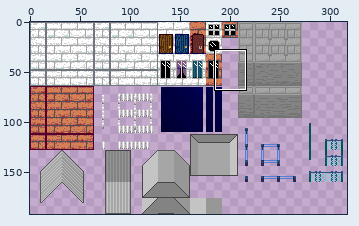
Two versions of one sprite sheet, sprites/world/building/spr_house_exterior.png. The first picture is a wide view before the edit; the outline marks the close-up.
Close-up. Before the commit:
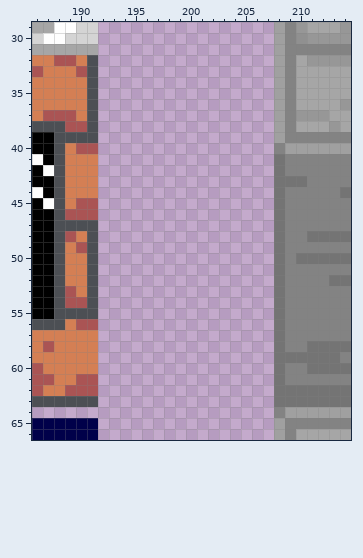
The file is 400x192 pixels. Colours within 5 levels of each other are drawn and written as one. Shown: x 186..214, y 29..66. The wide view leaves out empty margins.
The same view after the edit:
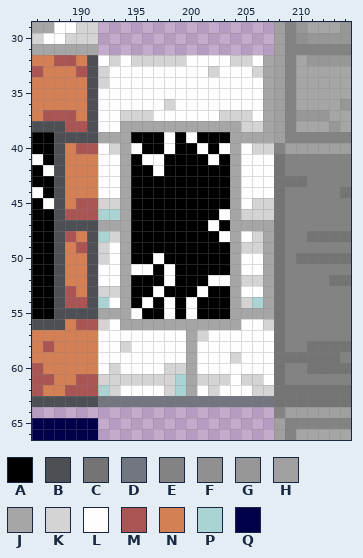
Palette (. is transparent): A #000000  B #4c4f54  C #747474  D #72767f  E #838383  F #909090  G #979797  H #a0a0a0  J #a6a6a6  K #d4d4d4  L #fefefe  M #aa5454  N #d47f54  P #aad4d4  Q #00004a
Difference:
{"y":32,"x":192,"old":"................","new":"LKLKKKKKLLLLKKLJ"}
{"y":33,"x":192,"old":"................","new":"KLLLLLLLLLKLLLKJ"}
{"y":34,"x":192,"old":"................","new":"KLLLLLLLLLLLLLLJ"}
{"y":35,"x":192,"old":"................","new":"LLLLLLLLLLLLLLLJ"}
{"y":36,"x":192,"old":"................","new":"LLLLLLKLLLLLLLLJ"}
{"y":37,"x":192,"old":"................","new":"LLKKKLLLLLLKKKLJ"}
{"y":38,"x":192,"old":"................","new":"LLJJJJJJJJJJJKKJ"}
{"y":39,"x":192,"old":"................","new":"JJJAAALALAAAJJJJ"}
{"y":40,"x":192,"old":"................","new":"LKJLAALAALALJLKK"}
{"y":41,"x":192,"old":"................","new":"LLJALLAAAALAJLLL"}
{"y":42,"x":192,"old":"................","new":"LLJAALAAAAAAJLLL"}
{"y":43,"x":192,"old":"................","new":"LLJAAAAAAAAAJLLL"}
{"y":44,"x":192,"old":"................","new":"LLJAAAAAAAAAJLLL"}
{"y":45,"x":192,"old":"................","new":"KKJAAAAAAAAAJLKK"}
{"y":46,"x":192,"old":"................","new":"PPJAAAAAAAALJKKK"}
{"y":47,"x":192,"old":"................","new":"JJJAAAAAAALAJJJJ"}
{"y":48,"x":192,"old":"................","new":"PKJAAAAAAAALJLKJ"}
{"y":49,"x":192,"old":"................","new":"KLJAAAAAAAAAJKKJ"}
{"y":50,"x":192,"old":"................","new":"KLJAALAAAAAAJLLJ"}
{"y":51,"x":192,"old":"................","new":"LLJLLALAAAAAJLLJ"}
{"y":52,"x":192,"old":"................","new":"LLJAAALAAALLJKKJ"}
{"y":53,"x":192,"old":"................","new":"KKJAALAAALAAJLLJ"}
{"y":54,"x":192,"old":"................","new":"PLJALALALAAAJKPJ"}
{"y":55,"x":192,"old":"................","new":"JJJLAALALAAAJJJJ"}
{"y":56,"x":192,"old":"................","new":"KLJJJJJJJJJJJLLK"}
{"y":57,"x":192,"old":"................","new":"LLLLLLLLJKLLLLLL"}
{"y":58,"x":192,"old":"................","new":"LLKLLLLLJLLLLLLL"}
{"y":59,"x":192,"old":"................","new":"LLLLLLLLJLLLKLLL"}
{"y":60,"x":192,"old":"................","new":"LKLLLLKKJLLLLLLL"}
{"y":61,"x":192,"old":"................","new":"KKKKKKKPJKKKLKKL"}
{"y":62,"x":192,"old":"................","new":"PKLLLLKPJLKLLLKK"}
{"y":63,"x":192,"old":"................","new":"DDDDDDDDDDDDDDDD"}
{"label":"added","picture_box":[98,55,274,407]}
